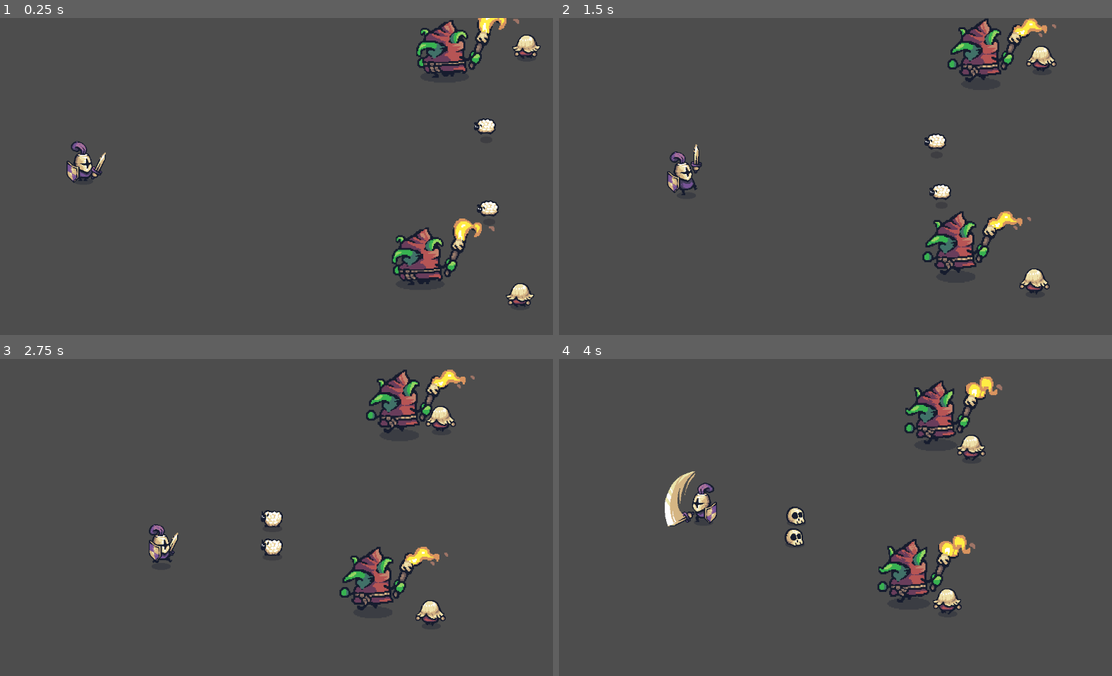
Above: before the commit, frames 1-4 (two rows, left to right).
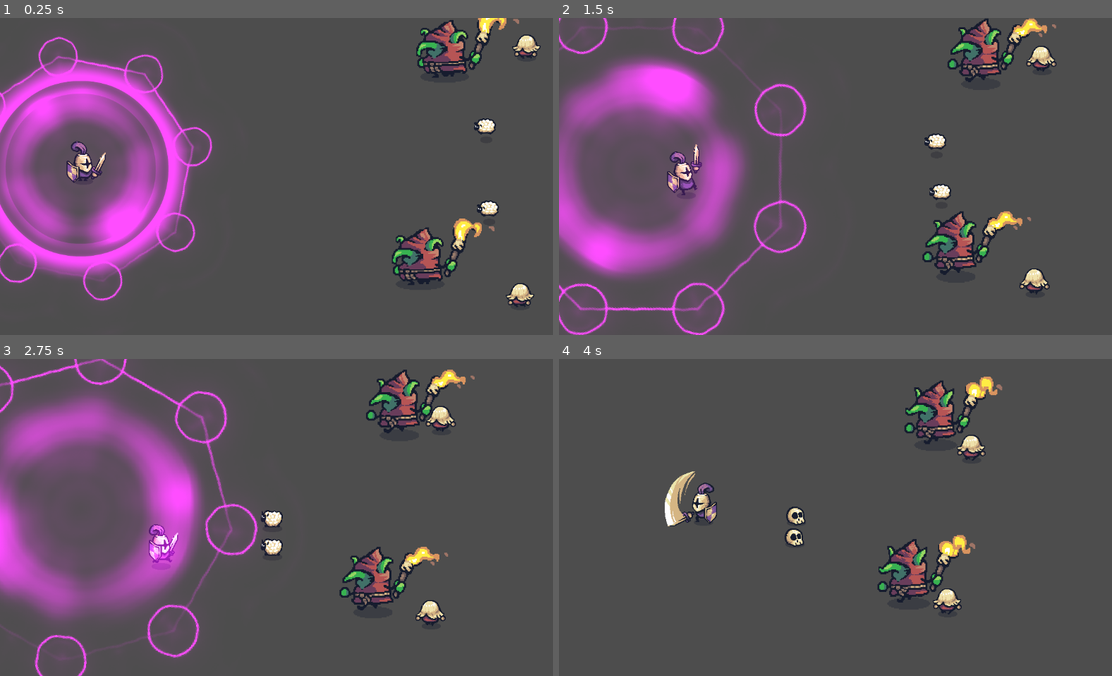
Above: after the commit, the same moments.

Repository: eugeniodomi/Bootcamp-Santander-DIO
Game: Godot game, scene res://test_scenes/test_battle.tscn
The game is run twice, just before and just after one commit, with the same random seed, the same clock (stepped at 60 frames per second) and the same inputs. The project has no main scene, so this scene is started directly.
Inputs (mouse positions are in pixels of both pictures, inside the frame that each line leads up to):
- Up to frame 1 (0.25 s): no input
- Up to frame 2 (1.5 s): move the mouse to (962, 160) at 0.52 s; hold D (move_right) 0.53-1.28 s; click (962, 160) at 0.6 s; move the mouse to (730, 192) at 1.27 s; hold S (move_down) from 1.28 s (still down); click (730, 192) at 1.35 s
- Up to frame 3 (2.75 s): move the mouse to (337, 447) at 2.02 s; release S (move_down) at 2.03 s; hold D (move_right) from 2.03 s (still down); click (337, 447) at 2.1 s
- Up to frame 4 (4 s): move the mouse to (813, 580) at 2.77 s; release D (move_right) at 2.78 s; hold W (move_up) 2.78-3.53 s; click (813, 580) at 2.85 s; move the mouse to (1012, 565) at 3.52 s; hold A (move_left) from 3.53 s (still down); click (1012, 565) at 3.6 s

The runs differ from the first frame. In frame 1, 18% of the frame differs, in the area x 0-39%, y 5-90%; in frame 2, 17%; in frame 3, 19%, in the area x 0-47%, y 0-100%; in frame 4, nothing differs.

Commit message:
feature mob spawner and magic
Adicionado mob spawner e também magia "Ritual" adicionado a personagem player

Diff:
--- /dev/null
+++ b/misc/ritual.gd
@@ -0,0 +1,6 @@
+extends Node2D
+
+
+func deal_damage(): #ao aplicar o dano, cahamar esta funcao
+	print('Ritual damage')
+	pass
--- /dev/null
+++ b/misc/ritual.tscn
@@ -0,0 +1,197 @@
+[gd_scene load_steps=9 format=3 uid="uid://det5t24qtk5ux"]
+
+[ext_resource type="Script" path="res://misc/ritual.gd" id="1_iu4ex"]
+[ext_resource type="Texture2D" uid="uid://sfracdrpgn5f" path="res://addons/kenney_particle-pack/circle_03.png" id="1_xmg4p"]
+[ext_resource type="Texture2D" uid="uid://bxntov1oibksd" path="res://addons/kenney_particle-pack/light_02.png" id="2_qn5e3"]
+[ext_resource type="Texture2D" uid="uid://cnxjynldku0wq" path="res://addons/kenney_particle-pack/magic_02.png" id="3_3x617"]
+
+[sub_resource type="Animation" id="Animation_3lu63"]
+resource_name = "default"
+length = 5.5
+tracks/0/type = "value"
+tracks/0/imported = false
+tracks/0/enabled = true
+tracks/0/path = NodePath("Images/Magic02:rotation")
+tracks/0/interp = 1
+tracks/0/loop_wrap = true
+tracks/0/keys = {
+"times": PackedFloat32Array(0, 1, 2, 3, 4, 5.5),
+"transitions": PackedFloat32Array(1, 1, 1, 1, 1, 1),
+"update": 0,
+"values": [0.0, 1.5708, 3.14159, 4.71239, 6.28319, 7.85398]
+}
+tracks/1/type = "value"
+tracks/1/imported = false
+tracks/1/enabled = true
+tracks/1/path = NodePath("Images:scale")
+tracks/1/interp = 1
+tracks/1/loop_wrap = true
+tracks/1/keys = {
+"times": PackedFloat32Array(0, 0.5, 5, 5.5),
+"transitions": PackedFloat32Array(1, 1, 1, 1),
+"update": 0,
+"values": [Vector2(1e-05, 1e-05), Vector2(1, 1), Vector2(1, 1), Vector2(1e-05, 1e-05)]
+}
+tracks/2/type = "value"
+tracks/2/imported = false
+tracks/2/enabled = true
+tracks/2/path = NodePath("Images/Circle03:modulate")
+tracks/2/interp = 2
+tracks/2/loop_wrap = true
+tracks/2/keys = {
+"times": PackedFloat32Array(0, 0.5, 1.3, 1.5, 2.3, 2.5, 3.3, 3.5, 4.3, 4.5),
+"transitions": PackedFloat32Array(1, 1, 1, 1, 1, 1, 1, 1, 1, 1),
+"update": 0,
+"values": [Color(1, 1, 1, 0), Color(1, 1, 1, 1), Color(1, 1, 1, 0), Color(1, 1, 1, 1), Color(1, 1, 1, 0), Color(1, 1, 1, 1), Color(1, 1, 1, 0), Color(1, 1, 1, 1), Color(1, 1, 1, 0), Color(1, 1, 1, 1)]
+}
+tracks/3/type = "value"
+tracks/3/imported = false
+tracks/3/enabled = true
+tracks/3/path = NodePath("Images/Light02:rotation")
+tracks/3/interp = 1
+tracks/3/loop_wrap = true
+tracks/3/keys = {
+"times": PackedFloat32Array(0, 5.5),
+"transitions": PackedFloat32Array(1, 1),
+"update": 0,
+"values": [0.0, -6.28319]
+}
+tracks/4/type = "value"
+tracks/4/imported = false
+tracks/4/enabled = true
+tracks/4/path = NodePath("Images/Light02:scale")
+tracks/4/interp = 2
+tracks/4/loop_wrap = true
+tracks/4/keys = {
+"times": PackedFloat32Array(0, 1.4, 2.5, 3.4, 4.4),
+"transitions": PackedFloat32Array(1, 1, 1, 1, 1),
+"update": 0,
+"values": [Vector2(0.582177, 0.579585), Vector2(0.8, 0.797), Vector2(0.6, 0.598), Vector2(0.9, 0.897), Vector2(0.6, 0.598)]
+}
+tracks/5/type = "method"
+tracks/5/imported = false
+tracks/5/enabled = true
+tracks/5/path = NodePath(".")
+tracks/5/interp = 1
+tracks/5/loop_wrap = true
+tracks/5/keys = {
+"times": PackedFloat32Array(0.5, 1.4, 2.5, 3.4, 4.4),
+"transitions": PackedFloat32Array(1, 1, 1, 1, 1),
+"values": [{
+"args": [],
+"method": &"deal_damage"
+}, {
+"args": [],
+"method": &"deal_damage"
+}, {
+"args": [],
+"method": &"deal_damage"
+}, {
+"args": [],
+"method": &"deal_damage"
+}, {
+"args": [],
+"method": &"deal_damage"
+}]
+}
+
+[sub_resource type="Animation" id="Animation_7b6a0"]
+length = 0.001
+tracks/0/type = "value"
+tracks/0/imported = false
+tracks/0/enabled = true
+tracks/0/path = NodePath("Images/Magic02:rotation")
+tracks/0/interp = 1
+tracks/0/loop_wrap = true
+tracks/0/keys = {
+"times": PackedFloat32Array(0),
+"transitions": PackedFloat32Array(1),
+"update": 0,
+"values": [0.0]
+}
+tracks/1/type = "value"
+tracks/1/imported = false
+tracks/1/enabled = true
+tracks/1/path = NodePath("Images:scale")
+tracks/1/interp = 1
+tracks/1/loop_wrap = true
+tracks/1/keys = {
+"times": PackedFloat32Array(0),
+"transitions": PackedFloat32Array(1),
+"update": 0,
+"values": [Vector2(1, 1)]
+}
+tracks/2/type = "value"
+tracks/2/imported = false
+tracks/2/enabled = true
+tracks/2/path = NodePath("Images/Circle03:modulate")
+tracks/2/interp = 1
+tracks/2/loop_wrap = true
+tracks/2/keys = {
+"times": PackedFloat32Array(0),
+"transitions": PackedFloat32Array(1),
+"update": 0,
+"values": [Color(1, 1, 1, 1)]
+}
+tracks/3/type = "value"
+tracks/3/imported = false
+tracks/3/enabled = true
+tracks/3/path = NodePath("Images/Light02:rotation")
+tracks/3/interp = 1
+tracks/3/loop_wrap = true
+tracks/3/keys = {
+"times": PackedFloat32Array(0),
+"transitions": PackedFloat32Array(1),
+"update": 0,
+"values": [0.0]
+}
+tracks/4/type = "value"
+tracks/4/imported = false
+tracks/4/enabled = true
+tracks/4/path = NodePath("Images/Light02:scale")
+tracks/4/interp = 1
+tracks/4/loop_wrap = true
+tracks/4/keys = {
+"times": PackedFloat32Array(0),
+"transitions": PackedFloat32Array(1),
+"update": 0,
+"values": [Vector2(0.582177, 0.579585)]
+}
+
+[sub_resource type="AnimationLibrary" id="AnimationLibrary_08t0s"]
+_data = {
+"RESET": SubResource("Animation_7b6a0"),
+"default": SubResource("Animation_3lu63")
+}
+
+[sub_resource type="CanvasItemMaterial" id="CanvasItemMaterial_4sf08"]
+blend_mode = 1
+
+[node name="Ritual" type="Node2D"]
+scale = Vector2(1.76202, 1.76202)
+script = ExtResource("1_iu4ex")
+
+[node name="AnimationPlayer" type="AnimationPlayer" parent="."]
+libraries = {
+"": SubResource("AnimationLibrary_08t0s")
+}
+autoplay = "default"
+speed_scale = 1.5
+
+[node name="Images" type="Node2D" parent="."]
+modulate = Color(0.952941, 0, 0.960784, 1)
+
+[node name="Circle03" type="Sprite2D" parent="Images"]
+material = SubResource("CanvasItemMaterial_4sf08")
+scale = Vector2(0.754969, 0.754969)
+texture = ExtResource("1_xmg4p")
+
+[node name="Light02" type="Sprite2D" parent="Images"]
+material = SubResource("CanvasItemMaterial_4sf08")
+scale = Vector2(0.582177, 0.579585)
+texture = ExtResource("2_qn5e3")
+
+[node name="Magic02" type="Sprite2D" parent="Images"]
+material = SubResource("CanvasItemMaterial_4sf08")
+scale = Vector2(1.29702, 1.29702)
+texture = ExtResource("3_3x617")
--- a/misc/skull.tscn
+++ b/misc/skull.tscn
@@ -1,6 +1,21 @@
 [gd_scene load_steps=5 format=3 uid="uid://bqbkrqmfqnv7a"]
 
 [ext_resource type="Texture2D" uid="uid://1hlvr8my8s64" path="res://addons/Tiny Swords/Factions/Knights/Troops/Dead/Dead.png" id="1_juqn4"]
+
+[sub_resource type="Animation" id="Animation_fn8y4"]
+length = 0.001
+tracks/0/type = "value"
+tracks/0/imported = false
+tracks/0/enabled = true
+tracks/0/path = NodePath(".:frame")
+tracks/0/interp = 1
+tracks/0/loop_wrap = true
+tracks/0/keys = {
+"times": PackedFloat32Array(0),
+"transitions": PackedFloat32Array(1),
+"update": 1,
+"values": [0]
+}
 
 [sub_resource type="Animation" id="Animation_er1r5"]
 resource_name = "default"
@@ -32,21 +47,6 @@
 }]
 }
 
-[sub_resource type="Animation" id="Animation_fn8y4"]
-length = 0.001
-tracks/0/type = "value"
-tracks/0/imported = false
-tracks/0/enabled = true
-tracks/0/path = NodePath(".:frame")
-tracks/0/interp = 1
-tracks/0/loop_wrap = true
-tracks/0/keys = {
-"times": PackedFloat32Array(0),
-"transitions": PackedFloat32Array(1),
-"update": 1,
-"values": [0]
-}
-
 [sub_resource type="AnimationLibrary" id="AnimationLibrary_xkvue"]
 _data = {
 "RESET": SubResource("Animation_fn8y4"),
--- /dev/null
+++ b/systems/MobSpawner.gd
@@ -0,0 +1,46 @@
+extends Node2D
+
+@export var creatures: Array[PackedScene]
+@export var mobs_per_minute: float = 60.0
+
+@onready var path_follow_2d: PathFollow2D = %PathFollow2D
+var cooldown: float = 0.0
+
+func _process(delta: float):
+		# Temporizador (cooldown)
+	cooldown -= delta
+	if cooldown > 0: return
+
+	# Frequencia: Monstros por minuto
+	var interval = 60.0 / mobs_per_minute
+	cooldown = interval
+
+	# Instanciar uma criatura aleatória
+	var index = randi_range(0, creatures.size() - 1)
+	var creature_scene = creatures[index]
+	var creature = creature_scene.instantiate()
+	creature.global_position = get_point()
+	get_parent().add_child(creature)
+
+func get_point() -> Vector2: #criar mo0nstro aleatorio
+	path_follow_2d.progress_ratio = randf() # Random Float
+	return path_follow_2d.global_position
+
+
+	#else:
+	#		print("O array creatures está vazio!")
+
+		# - Pegar ponto aleatório
+	# - Instanciar cena
+	# - Colocar na posição
+
+
+	#Logica
+	# 60 monstros/min = 1 monstro por segundo
+	# 120 monstos/ min = 2 monstro por segundo
+	#intervalo em segundos entre monstros => 60 / frequencia
+	# 60 /60 = 1
+	# 60 / 120 = 0.5
+	# 60 / 30 = 2
+
+#voltar em 10:46
--- /dev/null
+++ b/systems/mob_spawner.tscn
@@ -0,0 +1,30 @@
+[gd_scene load_steps=6 format=3 uid="uid://beyqdavsxi25u"]
+
+[ext_resource type="Script" path="res://systems/MobSpawner.gd" id="1_a2euw"]
+[ext_resource type="PackedScene" uid="uid://r6yquxmwbrq5" path="res://enemies/goblin.tscn" id="2_j82vb"]
+[ext_resource type="PackedScene" uid="uid://csd302cyr1w2j" path="res://enemies/pawn.tscn" id="3_bcyuq"]
+[ext_resource type="PackedScene" uid="uid://bqvclai281n3a" path="res://enemies/sheep.tscn" id="4_hwtb1"]
+
+[sub_resource type="Curve2D" id="Curve2D_5q2ay"]
+_data = {
+"points": PackedVector2Array(0, 0, 0, 0, -771, -674, 0, 0, 0, 0, 173, -678, 0, 0, 0, 0, 917, -658, 0, 0, 0, 0, 993, -14, 0, 0, 0, 0, 945, 494, 0, 0, 0, 0, 925, 694, 0, 0, 0, 0, -115, 730, 0, 0, 0, 0, -707, 590, 0, 0, 0, 0, -939, 634, 0, 0, 0, 0, -935, -6, 0, 0, 0, 0, -963, -518)
+}
+point_count = 11
+
+[node name="MobSpawner" type="Node2D"]
+position = Vector2(549, 339)
+script = ExtResource("1_a2euw")
+creatures = Array[PackedScene]([ExtResource("2_j82vb"), ExtResource("3_bcyuq"), ExtResource("4_hwtb1")])
+
+[node name="Path2D" type="Path2D" parent="."]
+curve = SubResource("Curve2D_5q2ay")
+
+[node name="PathFollow2D" type="PathFollow2D" parent="Path2D"]
+unique_name_in_owner = true
+position = Vector2(-552.534, 626.529)
+rotation = -2.90937
+progress = 4538.23
+
+[node name="_Timer_130890" type="Timer" parent="Path2D/PathFollow2D"]
+wait_time = 0.2
+one_shot = true
--- a/test_scenes/test_battle.tscn
+++ b/test_scenes/test_battle.tscn
@@ -1,9 +1,10 @@
-[gd_scene load_steps=5 format=3 uid="uid://c8qm8u87vwi1l"]
+[gd_scene load_steps=6 format=3 uid="uid://c8qm8u87vwi1l"]
 
 [ext_resource type="PackedScene" uid="uid://b78se0ny42bum" path="res://player/player.tscn" id="1_ky4x7"]
 [ext_resource type="PackedScene" uid="uid://csd302cyr1w2j" path="res://enemies/pawn.tscn" id="2_yic7q"]
 [ext_resource type="PackedScene" uid="uid://bqvclai281n3a" path="res://enemies/sheep.tscn" id="3_ophbi"]
 [ext_resource type="PackedScene" uid="uid://r6yquxmwbrq5" path="res://enemies/goblin.tscn" id="4_un4p5"]
+[ext_resource type="PackedScene" uid="uid://det5t24qtk5ux" path="res://misc/ritual.tscn" id="5_0qoy5"]
 
 [node name="TesteBattle" type="Node2D"]
 
@@ -27,3 +28,6 @@
 
 [node name="Goblin2" parent="." instance=ExtResource("4_un4p5")]
 position = Vector2(868, 547)
+
+[node name="Ritual" parent="." instance=ExtResource("5_0qoy5")]
+position = Vector2(165, 308)
--- /dev/null
+++ b/test_scenes/test_mob2.tscn
@@ -0,0 +1,12 @@
+[gd_scene load_steps=3 format=3 uid="uid://b5lb6ifmfg5u5"]
+
+[ext_resource type="PackedScene" uid="uid://beyqdavsxi25u" path="res://systems/mob_spawner.tscn" id="1_xbt65"]
+[ext_resource type="PackedScene" uid="uid://b78se0ny42bum" path="res://player/player.tscn" id="2_afhba"]
+
+[node name="TestMob2" type="Node2D"]
+
+[node name="MobSpawner" parent="." instance=ExtResource("1_xbt65")]
+mobs_per_minute = 600.0
+
+[node name="Player" parent="." instance=ExtResource("2_afhba")]
+position = Vector2(372, 360)
--- /dev/null
+++ b/test_scenes/test_mob_spawning.tscn
@@ -0,0 +1,13 @@
+[gd_scene load_steps=3 format=3 uid="uid://catpr3iewet7h"]
+
+[ext_resource type="PackedScene" uid="uid://b78se0ny42bum" path="res://player/player.tscn" id="1_wtqpi"]
+[ext_resource type="PackedScene" uid="uid://beyqdavsxi25u" path="res://systems/mob_spawner.tscn" id="2_rkai5"]
+
+[node name="TestMobSpawning" type="Node2D"]
+
+[node name="MobSpawner" parent="." instance=ExtResource("2_rkai5")]
+position = Vector2(653, 213)
+creatures = Array[PackedScene]([])
+
+[node name="Player" parent="." instance=ExtResource("1_wtqpi")]
+position = Vector2(552, 347)
Binary file added: addons/kenney_particle-pack/Rotated/flame_05_rotated.png
Not shown, added: addons/kenney_particle-pack/Rotated/flame_05_rotated.png.import
Binary file added: addons/kenney_particle-pack/Rotated/flame_06_rotated.png
Not shown, added: addons/kenney_particle-pack/Rotated/flame_06_rotated.png.import
Binary file added: addons/kenney_particle-pack/Rotated/muzzle_01_rotated.png
Not shown, added: addons/kenney_particle-pack/Rotated/muzzle_01_rotated.png.import
Binary file added: addons/kenney_particle-pack/Rotated/muzzle_02_rotated.png
Not shown, added: addons/kenney_particle-pack/Rotated/muzzle_02_rotated.png.import
Binary file added: addons/kenney_particle-pack/Rotated/muzzle_03_rotated.png
Not shown, added: addons/kenney_particle-pack/Rotated/muzzle_03_rotated.png.import
Binary file added: addons/kenney_particle-pack/Rotated/muzzle_04_rotated.png
Not shown, added: addons/kenney_particle-pack/Rotated/muzzle_04_rotated.png.import
(and 184 more such lines)
